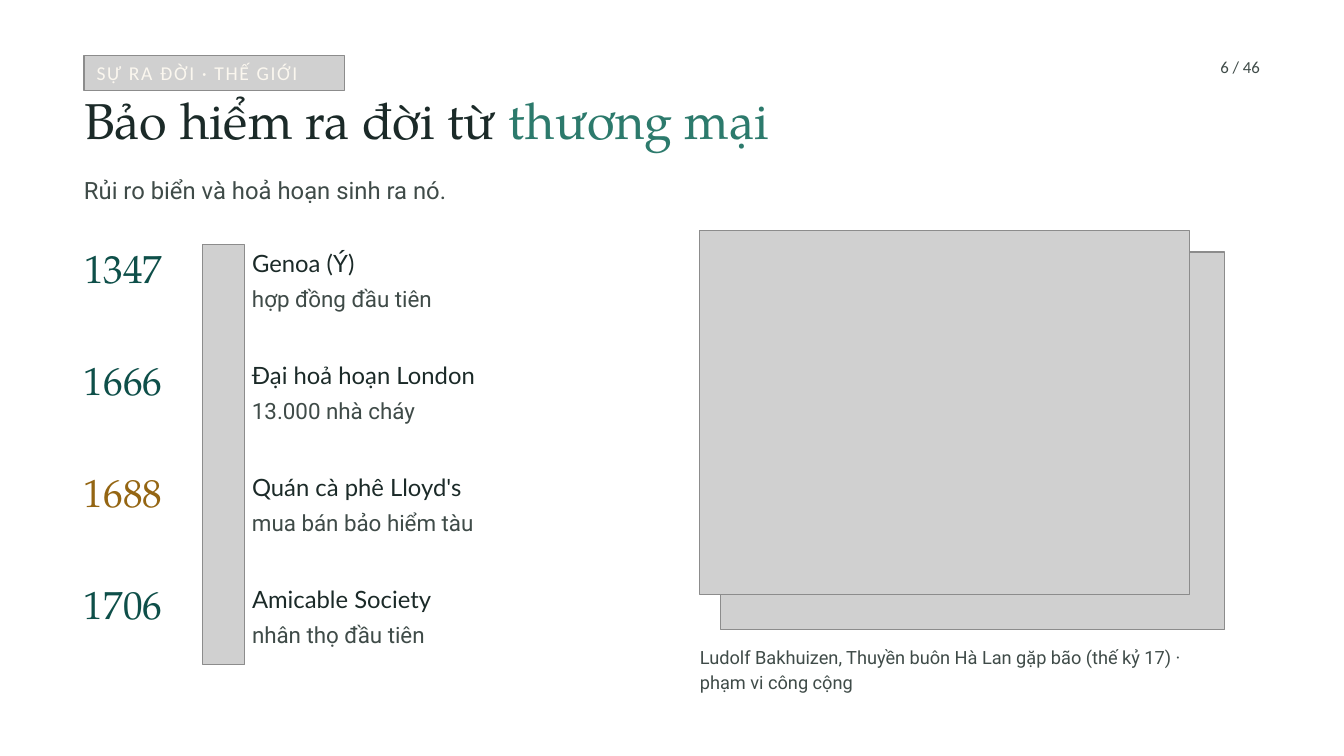
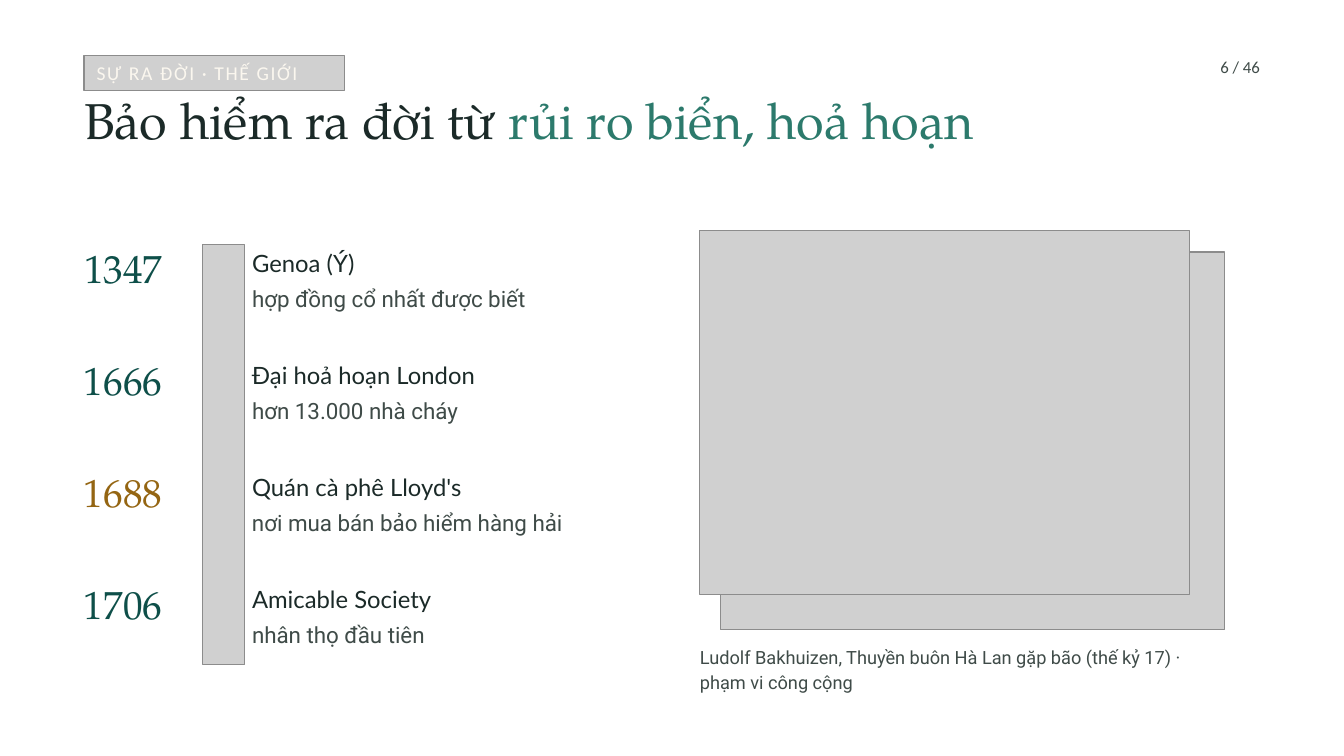
Before and after one commit to tranquanghaofake-dotcom/Law, a slide deck: slide 6 of docs/bai/ch3-bao-hiem-thuong-mai/bao-hiem-thuong-mai.pptx. Drawn at 1344x756 pixels with LibreOffice and Linux fonts; fonts in the diff are those of the drawing; grey boxes stand for pictures; background and template pictures are left out. Boxes give left, top, right and bottom in pixels: in the first picture for what was removed or moved away, otherwise in the second. Text is boxed around its words. In the diff, an @@ line names an element or a change of style, - is before the commit and + after.

```diff
--- a/docs/bai/ch3-bao-hiem-thuong-mai/bao-hiem-thuong-mai.pptx
+++ b/docs/bai/ch3-bao-hiem-thuong-mai/bao-hiem-thuong-mai.pptx
@@ title at (84, 86, 973, 149): text changed; text colour #1B2A28 to #2C7A6C @@
-Bảo hiểm ra đời từ thương mại
+Bảo hiểm ra đời từ rủi ro biển, hoả hoạn
@@ text removed at (84, 179, 446, 203) @@
-Rủi ro biển và hoả hoạn sinh ra nó.
@@ text at (252, 288, 525, 312): text changed @@
-hợp đồng đầu tiên
+hợp đồng cổ nhất được biết
@@ text at (252, 402, 458, 424): text changed @@
-13.000 nhà cháy
+hơn 13.000 nhà cháy
@@ text at (252, 512, 563, 536): text changed @@
-mua bán bảo hiểm tàu
+nơi mua bán bảo hiểm hàng hải
```
Also in this commit, not shown: 19 other slides changed, 6 other files.
